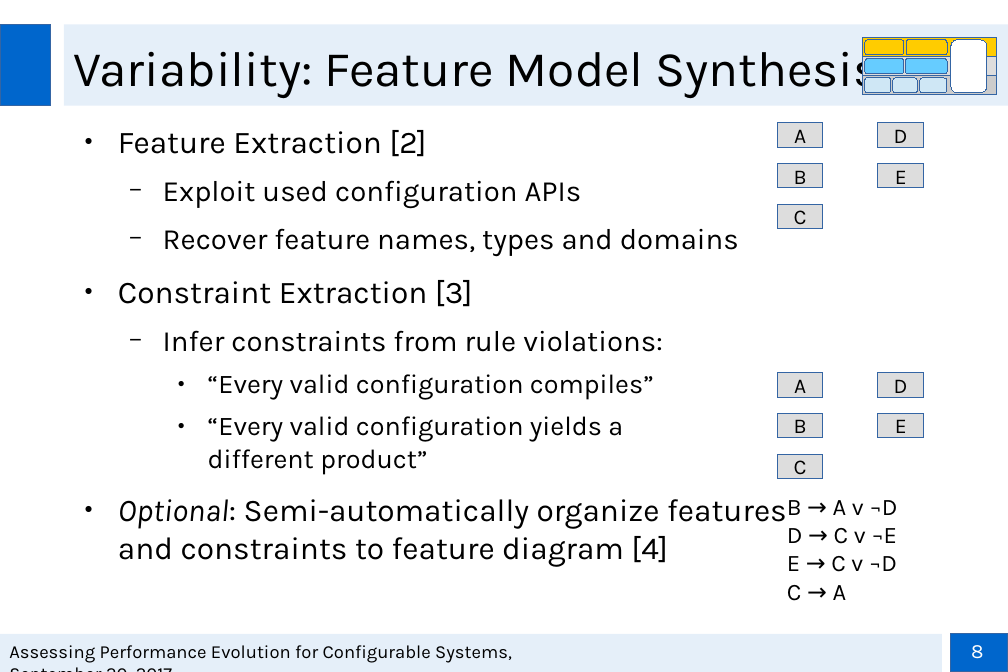
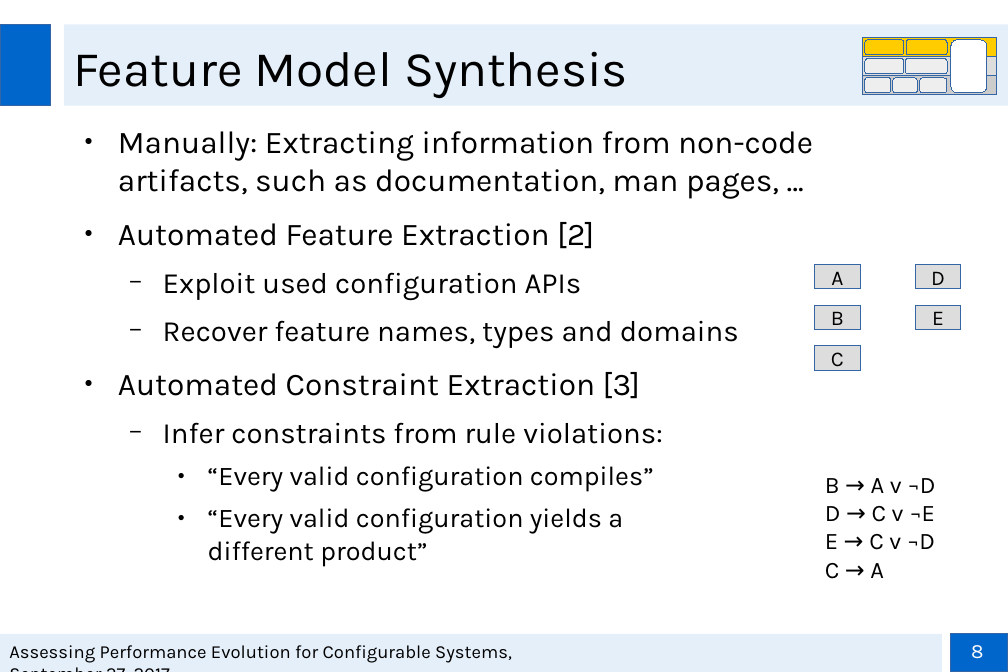
Before and after one commit to smba/msthesis, a slide deck: slide 8 of Presentations/Zwischenpräsentation_MA.odp. Drawn at 1008x672 pixels with LibreOffice and Linux fonts; fonts in the diff are those of the drawing; background and template pictures are left out. Boxes give left, top, right and bottom in pixels: in the first picture for what was removed or moved away, otherwise in the second. Text is boxed around its words. In the diff, an @@ line names an element or a change of style, - is before the commit and + after.

```diff
--- a/Presentations/Zwischenpräsentation_MA.odp
+++ b/Presentations/Zwischenpräsentation_MA.odp
@@ title at <box>73,51,628,98</box>: text changed @@
-Variability: Feature Model Synthesis
+Feature Model Synthesis
@@ rounded rectangle at <box>865,59,904,74</box>: fill #66CCFF to #EEEEEE @@
@@ rounded rectangle at <box>906,59,947,74</box>: fill #66CCFF to #EEEEEE @@
@@ fill #CFE7F5 to #EEEEEE in 3 elements at <box>865,78,890,93</box>, <box>893,78,918,93</box>, <box>920,78,946,93</box> @@
@@ text at <box>118,131,813,249</box>: text changed @@
-● Feature Extraction [2]
+● Manually: Extracting information from non-code
+  artifacts, such as documentation, man pages, …
+● Automated Feature Extraction [2]
@@ rectangle removed at <box>778,123,823,148</box> @@
-A
@@ rectangle removed at <box>878,123,924,148</box> @@
-D
@@ rectangle removed at <box>778,163,823,188</box> @@
-B
@@ rectangle removed at <box>878,163,924,188</box> @@
-E
@@ rectangle removed at <box>778,204,823,229</box> @@
-C
@@ 5 rectangles: place and size @@
-5 rectangles at <box>778,373,924,479</box>
+5 rectangles at <box>815,265,961,371</box>
@@ text at <box>118,372,641,399</box>: text changed @@
-● Constraint Extraction [3]
+● Automated Constraint Extraction [3]
@@ text "B → A v ¬D": place and size @@
-text "B → A v ¬D" at <box>787,500,897,601</box>
+text "B → A v ¬D" at <box>825,478,935,579</box>
@@ text at <box>118,499,787,567</box>: paragraph removed @@
-● Optional: Semi-automatically organize features
-  and constraints to feature diagram [4]
```
Also in this commit, not shown: 15 other slides changed, 1 slide added, 1 other file.
